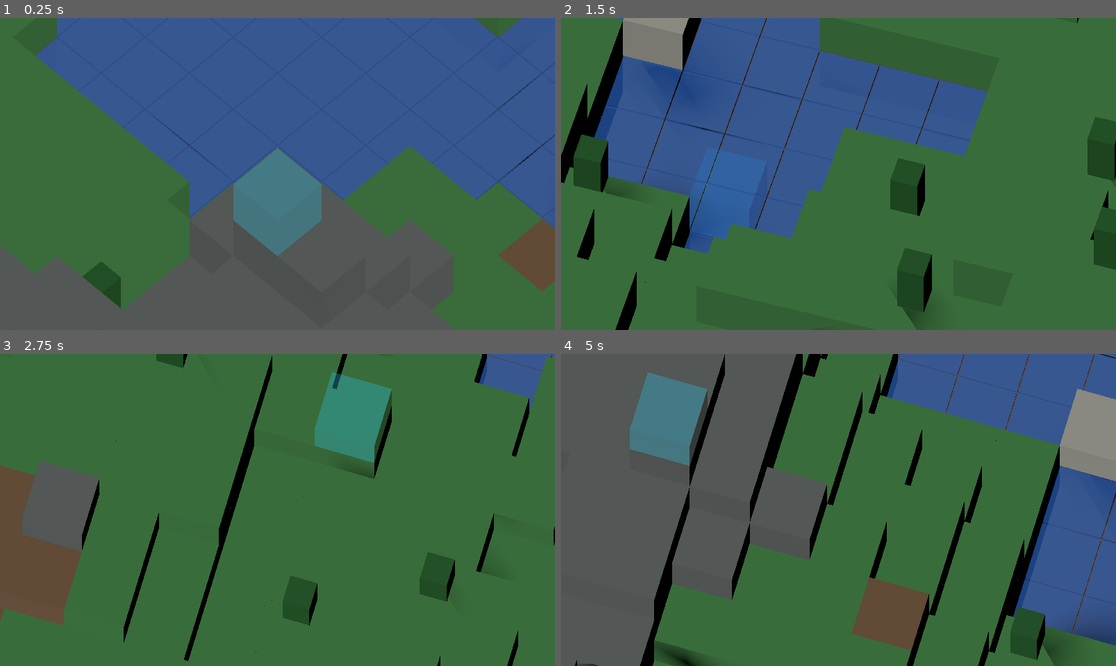
Above: before the commit, frames 1-4 (two rows, left to right).
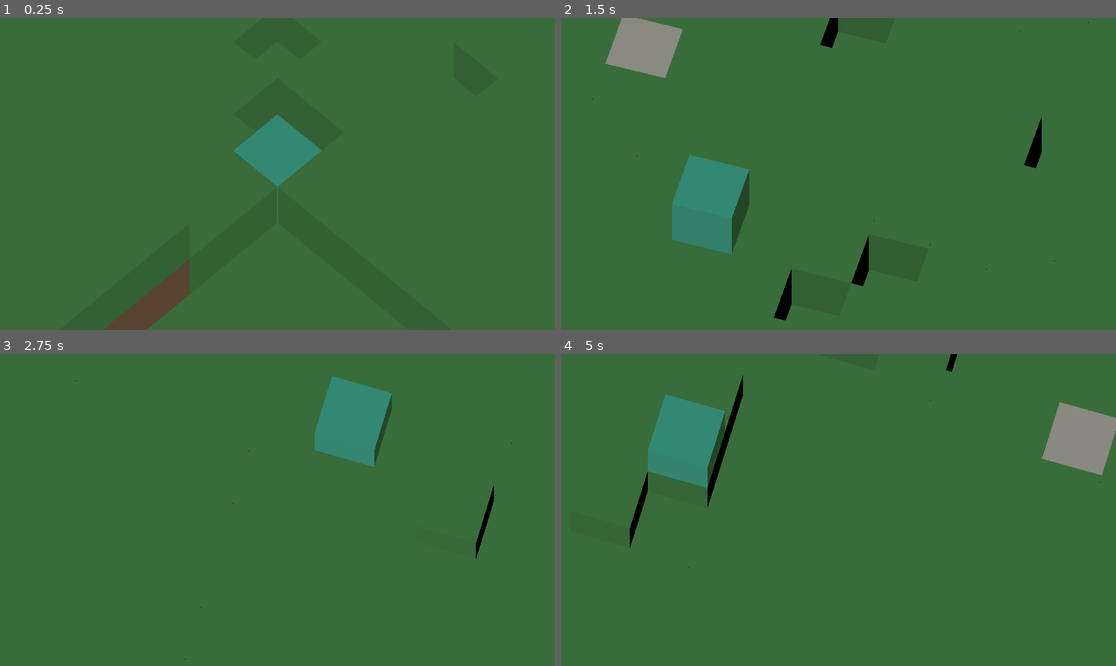
Above: after the commit, the same moments.

Repository: CapooCapo/camera-privot
Game: Godot game, scene res://tiledmap/camera.tscn
The game is run twice, just before and just after one commit, with the same random seed, the same clock (stepped at 60 frames per second) and the same inputs.
Inputs (mouse positions are in pixels of both pictures, inside the frame that each line leads up to):
- Up to frame 1 (0.25 s): no input
- Up to frame 2 (1.5 s): tap Enter at 0.5 s; move the mouse to (960, 158) at 0.52 s; hold Right (ui_right) 0.53-1.28 s; hold E 0.53-1.28 s; click (960, 158) at 0.67 s; move the mouse to (727, 189) at 1.27 s; hold Down (ui_down) from 1.28 s (still down); tap Q at 1.35 s
- Up to frame 3 (2.75 s): move the mouse to (333, 441) at 2.02 s; release Down (ui_down) at 2.03 s; hold Right (ui_right) from 2.03 s (still down); hold R from 2.03 s (still down)
- Up to frame 4 (5 s): move the mouse to (810, 572) at 2.77 s; release Right (ui_right) at 2.78 s; release R at 2.78 s; hold Up (ui_up) 2.78-3.53 s; tap F at 2.85 s; click (810, 572) at 2.92 s; move the mouse to (1005, 556) at 3.52 s; hold Left (ui_left) from 3.53 s (still down); tap X at 3.6 s; move the mouse to (672, 463) at 4.27 s; tap Delete at 4.35 s

The runs differ from the first frame. In frame 1, 70% of the frame differs, in the area x 0-100%, y 0-100%; in frame 2, 38%; in frame 3, 13%; in frame 4, 56%.

Commit message:
Tune terrain profiles and biomes

Diff:
--- a/tiledmap/GridTerrainGenerator.gd
+++ b/tiledmap/GridTerrainGenerator.gd
@@ -9,11 +9,16 @@
 
 @export var generation_seed := 12345
 @export var water_level := 2
-@export var mountain_level := 7
+@export var mountain_level := 8
 @export var max_terrain_height := 10
-@export var max_visible_cliff_depth := 4
-@export var dirt_surface_chance := 0.18
-@export var tree_chance := 0.075
+@export var max_visible_cliff_depth := 2
+@export var terrain_region_size := 32
+@export_range(0.0, 1.0, 0.01) var flat_region_chance := 0.70
+@export_range(0.0, 1.0, 0.01) var rough_region_chance := 0.20
+@export_range(0.0, 1.0, 0.01) var flat_detail_chance := 0.08
+@export_range(0.0, 1.0, 0.01) var lake_threshold := 0.20
+@export_range(0.0, 1.0, 0.01) var dirt_surface_chance := 0.12
+@export var spawn_protection_radius := 24
 
 @export var grass_item := 6
 @export var dirt_item := 7
@@ -23,7 +28,10 @@
 
 var elevation_noise := FastNoiseLite.new()
 var detail_noise := FastNoiseLite.new()
+var lake_noise := FastNoiseLite.new()
+var biome_noise := FastNoiseLite.new()
 var moisture_noise := FastNoiseLite.new()
+var tree_density_noise := FastNoiseLite.new()
 var loaded_chunks := {}
 var rendered_cells_by_chunk := {}
 var saved_cells_by_chunk := {}
@@ -95,18 +103,33 @@
 func _setup_noise():
 	elevation_noise.seed = generation_seed
 	elevation_noise.noise_type = FastNoiseLite.TYPE_SIMPLEX
-	elevation_noise.frequency = 0.035
-	elevation_noise.fractal_octaves = 4
-	elevation_noise.fractal_gain = 0.52
+	elevation_noise.frequency = 0.012
+	elevation_noise.fractal_octaves = 2
+	elevation_noise.fractal_gain = 0.45
 
 	detail_noise.seed = generation_seed + 101
 	detail_noise.noise_type = FastNoiseLite.TYPE_SIMPLEX
-	detail_noise.frequency = 0.11
+	detail_noise.frequency = 0.05
 	detail_noise.fractal_octaves = 2
+
+	lake_noise.seed = generation_seed + 151
+	lake_noise.noise_type = FastNoiseLite.TYPE_SIMPLEX
+	lake_noise.frequency = 0.018
+	lake_noise.fractal_octaves = 3
+
+	biome_noise.seed = generation_seed + 177
+	biome_noise.noise_type = FastNoiseLite.TYPE_SIMPLEX
+	biome_noise.frequency = 0.018
+	biome_noise.fractal_octaves = 2
 
 	moisture_noise.seed = generation_seed + 202
 	moisture_noise.noise_type = FastNoiseLite.TYPE_SIMPLEX
-	moisture_noise.frequency = 0.055
+	moisture_noise.frequency = 0.026
+
+	tree_density_noise.seed = generation_seed + 303
+	tree_density_noise.noise_type = FastNoiseLite.TYPE_SIMPLEX
+	tree_density_noise.frequency = 0.075
+	tree_density_noise.fractal_octaves = 2
 
 
 func _get_wanted_chunks(grid_map: GridMap) -> Dictionary:
@@ -288,29 +311,42 @@
 
 
 func _sample_terrain(world_x: int, world_z: int) -> Dictionary:
-	var elevation := (elevation_noise.get_noise_2d(world_x, world_z) + 1.0) * 0.5
-	var detail := detail_noise.get_noise_2d(world_x, world_z) * 0.18
-	var height_ratio := clampf(elevation * 0.88 + detail, 0.0, 1.0)
-	var surface_y := clampi(roundi(height_ratio * float(max_terrain_height)), 0, max_terrain_height)
+	var profile := _get_terrain_profile(world_x, world_z)
+	var biome := _get_biome(world_x, world_z, profile)
+	var surface_y := _sample_surface_height(world_x, world_z, profile)
 	var moisture := (moisture_noise.get_noise_2d(world_x, world_z) + 1.0) * 0.5
+	var lake_value := (lake_noise.get_noise_2d(world_x, world_z) + 1.0) * 0.5
+	var is_spawn_area := Vector2(world_x, world_z).length() < float(spawn_protection_radius)
 	var object_value := _random_01(world_x, world_z, 303)
-	var has_water := surface_y <= water_level
+	var tree_density := (tree_density_noise.get_noise_2d(world_x, world_z) + 1.0) * 0.5
+	var has_lake_basin := (
+		not is_spawn_area
+		and profile != "cliff"
+		and lake_value < lake_threshold
+	)
+	var has_water := has_lake_basin or (
+		not is_spawn_area
+		and profile != "flat"
+		and surface_y < water_level
+	)
 	var surface_item := grass_item
 
 	if has_water:
 		surface_y = maxi(0, water_level - 1)
 		surface_item = dirt_item
-	elif surface_y >= mountain_level:
+	elif surface_y >= mountain_level or biome == "rocky":
 		surface_item = stone_item
 	elif moisture < dirt_surface_chance:
 		surface_item = dirt_item
 
+	var tree_threshold := _get_tree_threshold(biome)
 	var has_tree := (
-		not has_water
+		not is_spawn_area
+		and not has_water
 		and surface_item == grass_item
 		and surface_y < mountain_level
-		and moisture > 0.35
-		and object_value > 1.0 - tree_chance
+		and object_value > tree_threshold
+		and tree_density > tree_threshold - 0.08
 	)
 
 	return {
@@ -318,7 +354,72 @@
 		"surface_item": surface_item,
 		"has_water": has_water,
 		"has_tree": has_tree,
+		"biome": biome,
+		"profile": profile,
 	}
+
+
+func _get_terrain_profile(world_x: int, world_z: int) -> String:
+	var region_x := floori(float(world_x) / float(terrain_region_size))
+	var region_z := floori(float(world_z) / float(terrain_region_size))
+	var roll := _random_01(region_x, region_z, 701)
+
+	if roll < flat_region_chance:
+		return "flat"
+	if roll < flat_region_chance + rough_region_chance:
+		return "rough"
+	return "cliff"
+
+
+func _sample_surface_height(world_x: int, world_z: int, profile: String) -> int:
+	var region_x := floori(float(world_x) / float(terrain_region_size))
+	var region_z := floori(float(world_z) / float(terrain_region_size))
+	var base_roll := _random_01(region_x, region_z, 811)
+	var base_height := 3 + int(roundf(base_roll * 2.0))
+	var detail := detail_noise.get_noise_2d(world_x, world_z)
+
+	match profile:
+		"flat":
+			if _random_01(world_x, world_z, 821) < flat_detail_chance:
+				return clampi(base_height + signi(roundi(detail)), water_level, max_terrain_height)
+			return clampi(base_height, water_level, max_terrain_height)
+		"rough":
+			return clampi(base_height + roundi(detail * 2.0), water_level - 1, max_terrain_height)
+		"cliff":
+			var ridge := absf(elevation_noise.get_noise_2d(world_x, world_z))
+			return clampi(base_height + roundi(ridge * 5.0) + roundi(detail * 2.0), water_level, max_terrain_height)
+
+	return base_height
+
+
+func _get_biome(world_x: int, world_z: int, profile: String) -> String:
+	if profile == "cliff":
+		return "rocky"
+
+	var moisture := (moisture_noise.get_noise_2d(world_x, world_z) + 1.0) * 0.5
+	var biome_value := (biome_noise.get_noise_2d(world_x, world_z) + 1.0) * 0.5
+
+	if moisture > 0.66 and biome_value > 0.42:
+		return "forest"
+	if moisture > 0.58 and biome_value <= 0.42:
+		return "swamp"
+	if moisture < 0.22:
+		return "rocky"
+	return "plains"
+
+
+func _get_tree_threshold(biome: String) -> float:
+	match biome:
+		"forest":
+			return 0.62
+		"swamp":
+			return 0.82
+		"plains":
+			return 0.92
+		"rocky":
+			return 1.1
+
+	return 0.95
 
 
 func _chunk_coord_for_cell(cell_x: int, cell_z: int) -> Vector2i:
@@ -340,3 +441,11 @@
 	value = value * 0x846ca68b
 	value = value ^ (value >> 16)
 	return value
+
+
+func signi(value: int) -> int:
+	if value > 0:
+		return 1
+	if value < 0:
+		return -1
+	return 0
